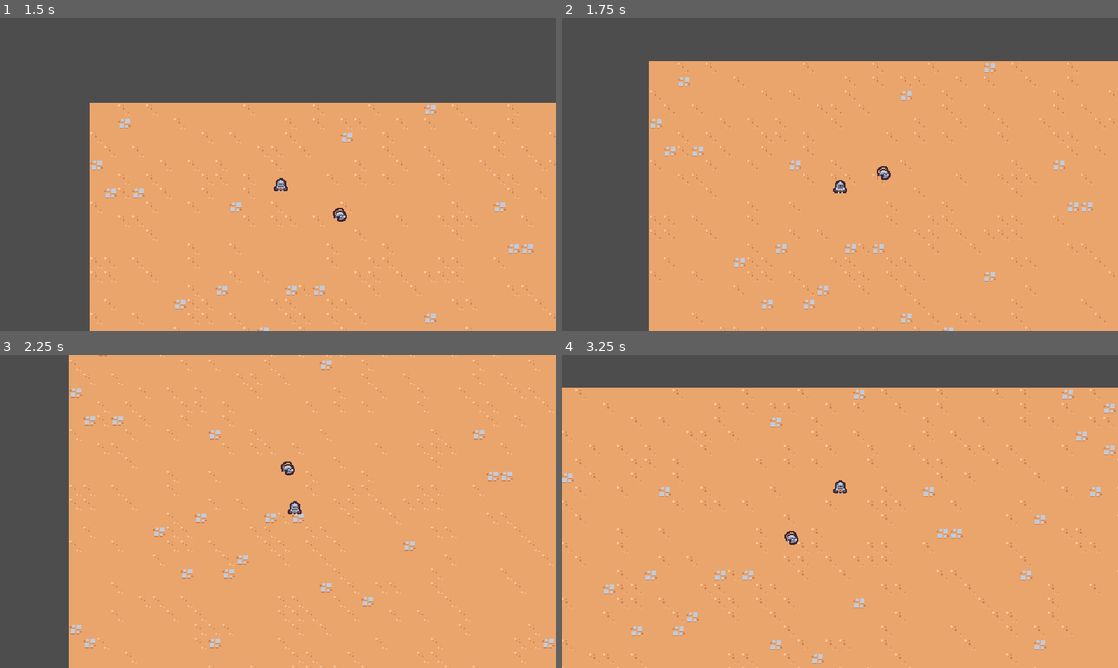
Above: before the commit, frames 1-4 (two rows, left to right).
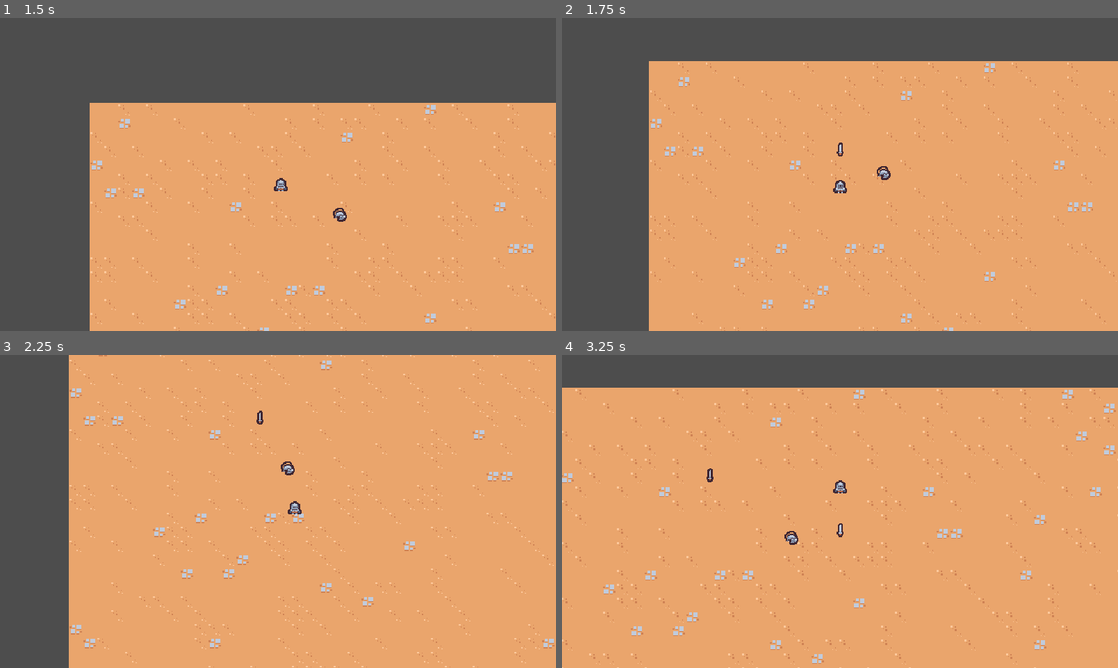
Above: after the commit, the same moments.

Repository: sebasvelasco353/2DSurvivorsCourse
Game: Godot game, scene res://scenes/main/main.tscn
The game is run twice, just before and just after one commit, with the same random seed, the same clock (stepped at 60 frames per second) and the same inputs.
Inputs:
- Up to frame 1 (1.5 s): hold D (move_right) 0.53-1.28 s; hold S (move_down) from 1.28 s (still down)
- Up to frame 2 (1.75 s): keep holding S (move_down)
- Up to frame 3 (2.25 s): release S (move_down) at 2.03 s; hold D (move_right) from 2.03 s (still down)
- Up to frame 4 (3.25 s): release D (move_right) at 2.78 s; hold W (move_up) from 2.78 s (still down)

Frame 1 is identical in both runs. In frame 2, less than 0.1% of the frame differs, in the area x 49-51%, y 39-45%; in frame 3, less than 0.1%; in frame 4, less than 0.1%, in the area x 26-51%, y 36-59%.

Commit message:
finished video 8: basic sword ability

Diff:
--- /dev/null
+++ b/scenes/ability/sword_ability/sword_ability.tscn
@@ -0,0 +1,9 @@
+[gd_scene load_steps=2 format=3 uid="uid://cb8ck0e2je1dj"]
+
+[ext_resource type="Texture2D" uid="uid://c4gj6xnfe57x1" path="res://assets/weapons/sword.png" id="1_2ekkf"]
+
+[node name="SwordAbility" type="Node2D"]
+
+[node name="Sprite2D" type="Sprite2D" parent="."]
+texture = ExtResource("1_2ekkf")
+offset = Vector2(0, -4)
--- /dev/null
+++ b/scenes/ability/sword_ability_controller/sword_ability_controller.gd
@@ -0,0 +1,20 @@
+extends Node
+class_name sword_ability_controller
+
+@export var sword_ability:PackedScene
+
+@onready var timer = $Timer
+
+# Called when the node enters the scene tree for the first time.
+func _ready():
+	timer.timeout.connect(on_timer_timeout)
+
+func on_timer_timeout():
+	var player = get_tree().get_first_node_in_group("player") as Node2D
+	if player == null:
+		return
+
+	print("activate the ability")
+	var sword_instance = sword_ability.instantiate() as Node2D
+	player.get_parent().add_child(sword_instance)
+	sword_instance.global_position = player.global_position
--- /dev/null
+++ b/scenes/ability/sword_ability_controller/sword_ability_controller.tscn
@@ -0,0 +1,12 @@
+[gd_scene load_steps=3 format=3 uid="uid://de26yo71xk57p"]
+
+[ext_resource type="Script" path="res://scenes/ability/sword_ability_controller/sword_ability_controller.gd" id="1_joyso"]
+[ext_resource type="PackedScene" uid="uid://cb8ck0e2je1dj" path="res://scenes/ability/sword_ability/sword_ability.tscn" id="2_kdjj5"]
+
+[node name="SwordAbilityController" type="Node"]
+script = ExtResource("1_joyso")
+sword_ability = ExtResource("2_kdjj5")
+
+[node name="Timer" type="Timer" parent="."]
+wait_time = 1.5
+autostart = true
--- a/scenes/player/player.tscn
+++ b/scenes/player/player.tscn
@@ -1,7 +1,8 @@
-[gd_scene load_steps=4 format=3 uid="uid://bocn10i761ygr"]
+[gd_scene load_steps=5 format=3 uid="uid://bocn10i761ygr"]
 
 [ext_resource type="Script" path="res://scenes/player/player.gd" id="1_etj85"]
 [ext_resource type="Texture2D" uid="uid://ddhgjswn7qn43" path="res://assets/player/player.png" id="1_ykhxc"]
+[ext_resource type="PackedScene" uid="uid://de26yo71xk57p" path="res://scenes/ability/sword_ability_controller/sword_ability_controller.tscn" id="2_th5wf"]
 
 [sub_resource type="CircleShape2D" id="CircleShape2D_lgadd"]
 radius = 5.0
@@ -10,6 +11,10 @@
 collision_layer = 0
 script = ExtResource("1_etj85")
 
+[node name="AbilityManager" type="Node" parent="."]
+
+[node name="SwordAbilityController" parent="AbilityManager" instance=ExtResource("2_th5wf")]
+
 [node name="Sprite2D" type="Sprite2D" parent="."]
 texture = ExtResource("1_ykhxc")
 offset = Vector2(0, -8)
Binary file added: assets/weapons/sword.png
Not shown, added: assets/weapons/sword.png.import
